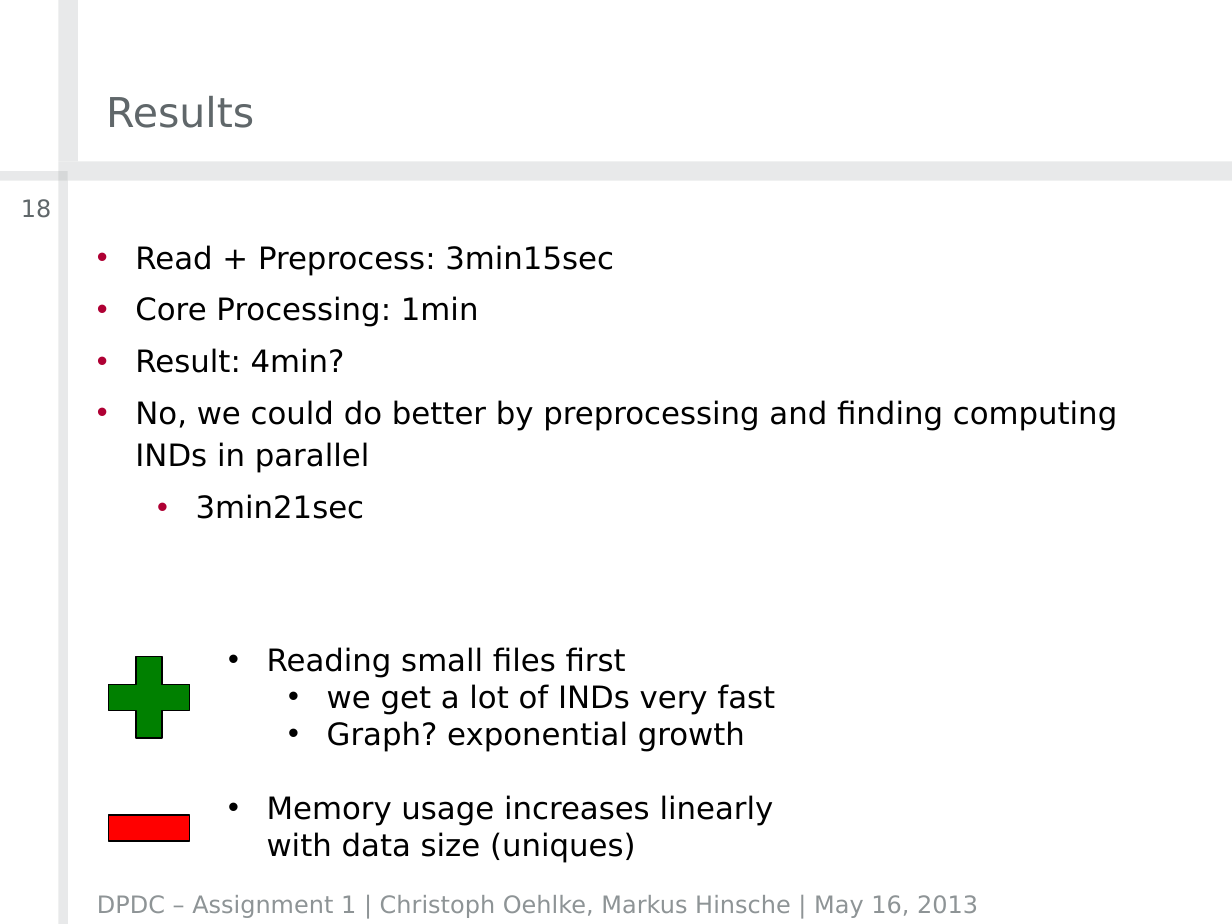
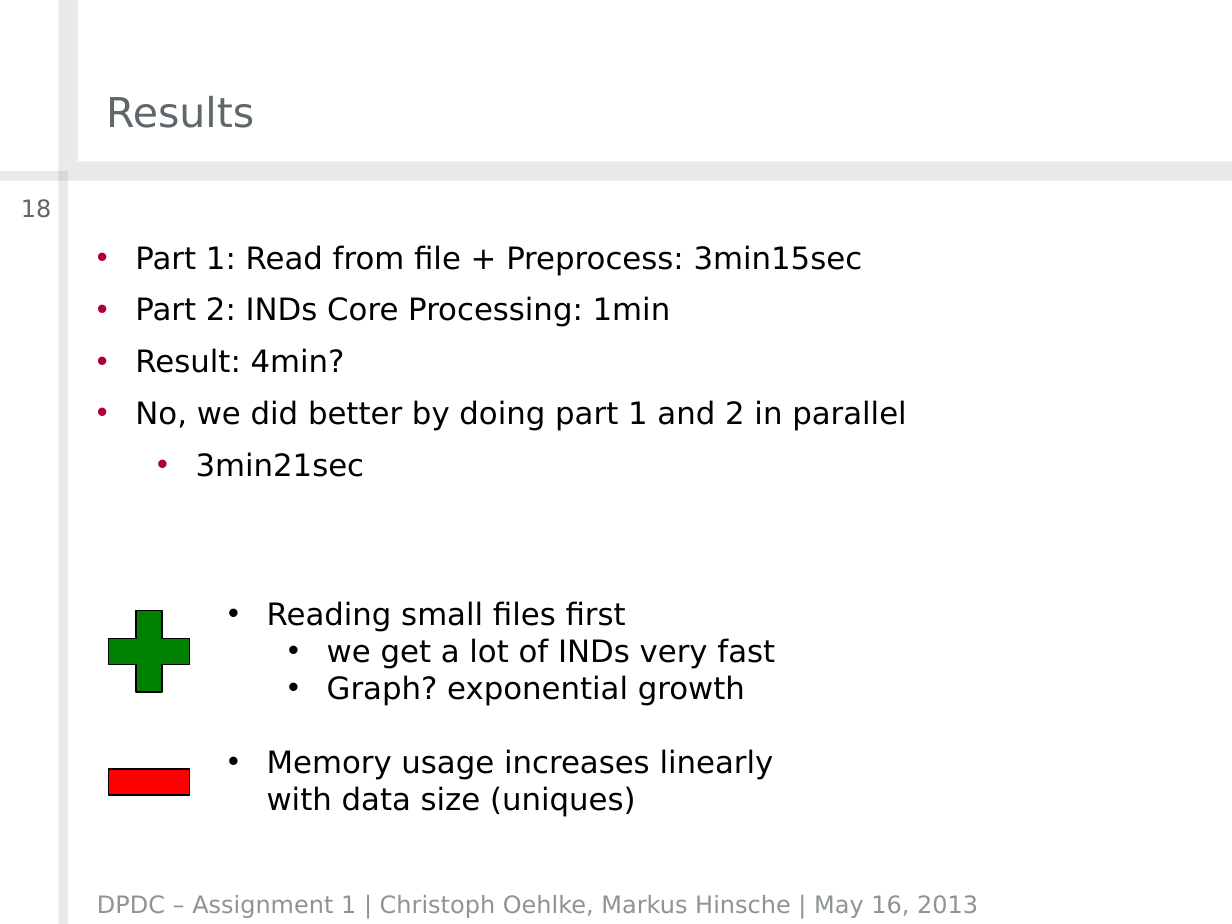
Before and after one commit to crizzy/dpdc-exercises, a slide deck: slide 18 of exercise2/DPDCAssignment2Group01.pptx. Drawn at 1232x924 pixels with LibreOffice and Linux fonts; fonts in the diff are those of the drawing; background and template pictures are left out. Boxes give left, top, right and bottom in pixels: in the first picture for what was removed or moved away, otherwise in the second. Text is boxed around its words. In the diff, an @@ line names an element or a change of style, - is before the commit and + after.

Commit message:
finished Markus' part of presentation2

```diff
--- a/exercise2/DPDCAssignment2Group01.pptx
+++ b/exercise2/DPDCAssignment2Group01.pptx
@@ text at <box>135,245,863,327</box>: text changed @@
-• Read + Preprocess: 3min15sec
-• Core Processing: 1min
+• Part 1: Read from file + Preprocess: 3min15sec
+• Part 2: INDs Core Processing: 1min
@@ text at <box>135,400,906,431</box>: text changed @@
-• No, we could do better by preprocessing and finding computing INDs in parallel
+• No, we did better by doing part 1 and 2 in parallel
@@ 1 text, 1 math minus, 1 plus sign: place and size @@
-1 text, 1 math minus, 1 plus sign at <box>94,642,775,883</box>
+1 text, 1 math minus, 1 plus sign at <box>94,596,775,838</box>
```
Also in this commit, not shown: 3 other slides changed.
